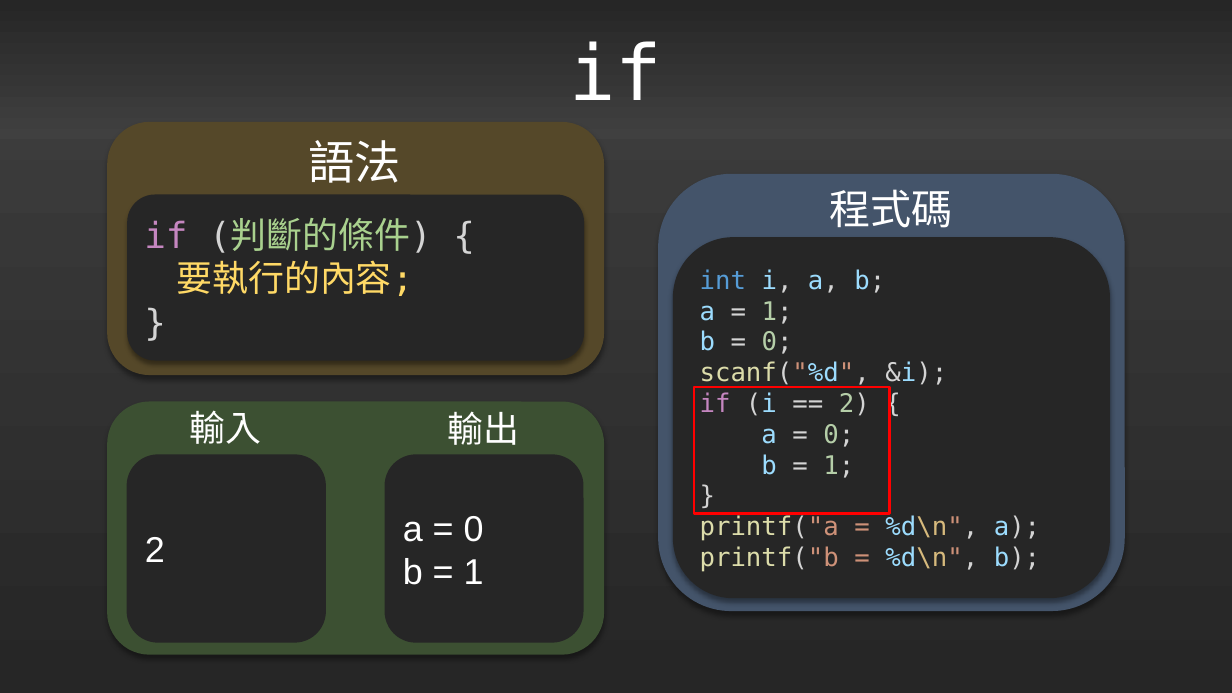
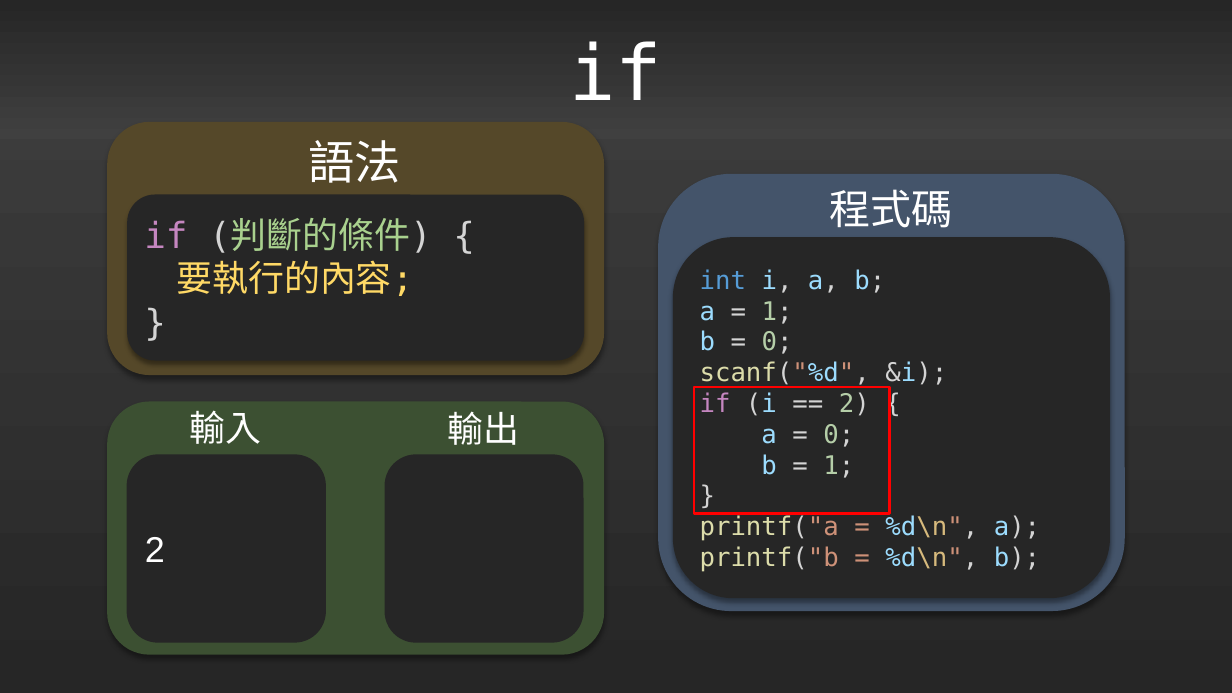
Before and after one commit to liuutin9/liuutin9.github.io, a slide deck: slide 5 of Shared-Files/電機營C語言Day2.pptx. Drawn at 1232x693 pixels with LibreOffice and Linux fonts; fonts in the diff are those of the drawing. Boxes give left, top, right and bottom in pixels: in the first picture for what was removed or moved away, otherwise in the second. Text is boxed around its words. In the diff, an @@ line names an element or a change of style, - is before the commit and + after.

```diff
--- a/Shared-Files/電機營C語言Day2.pptx
+++ b/Shared-Files/電機營C語言Day2.pptx
@@ text in rounded rectangle at (403, 516, 484, 585): text removed @@
-a = 0
-b = 1
```
Also in this commit, not shown: 29 other slides changed, 24 slides added, 15 slides removed.
